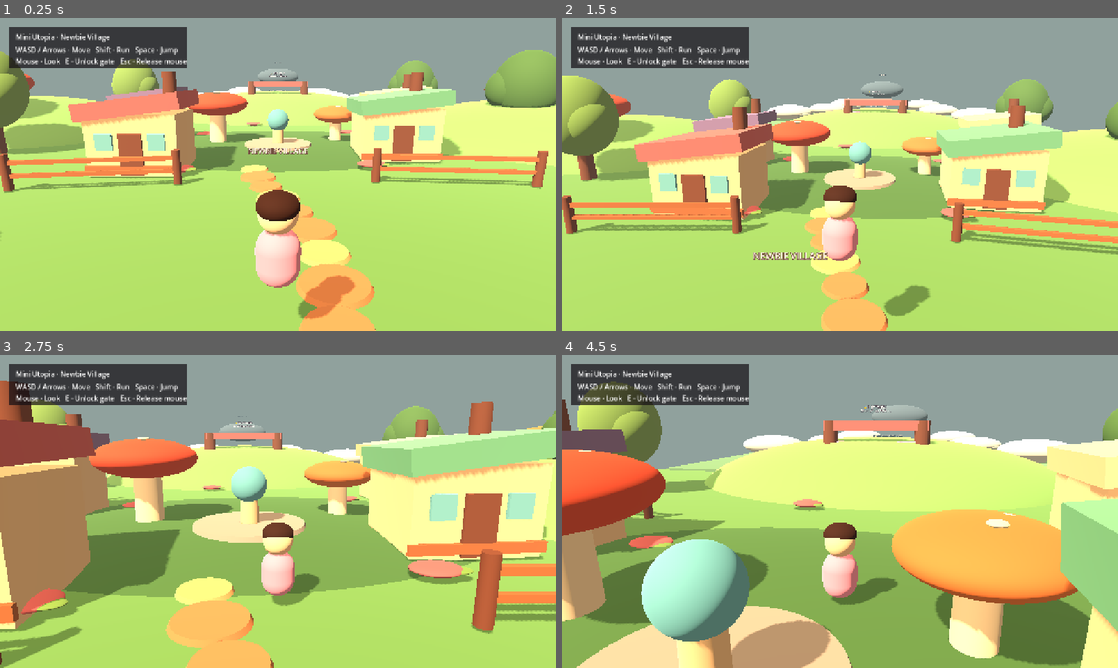
Above: before the commit, frames 1-4 (two rows, left to right).
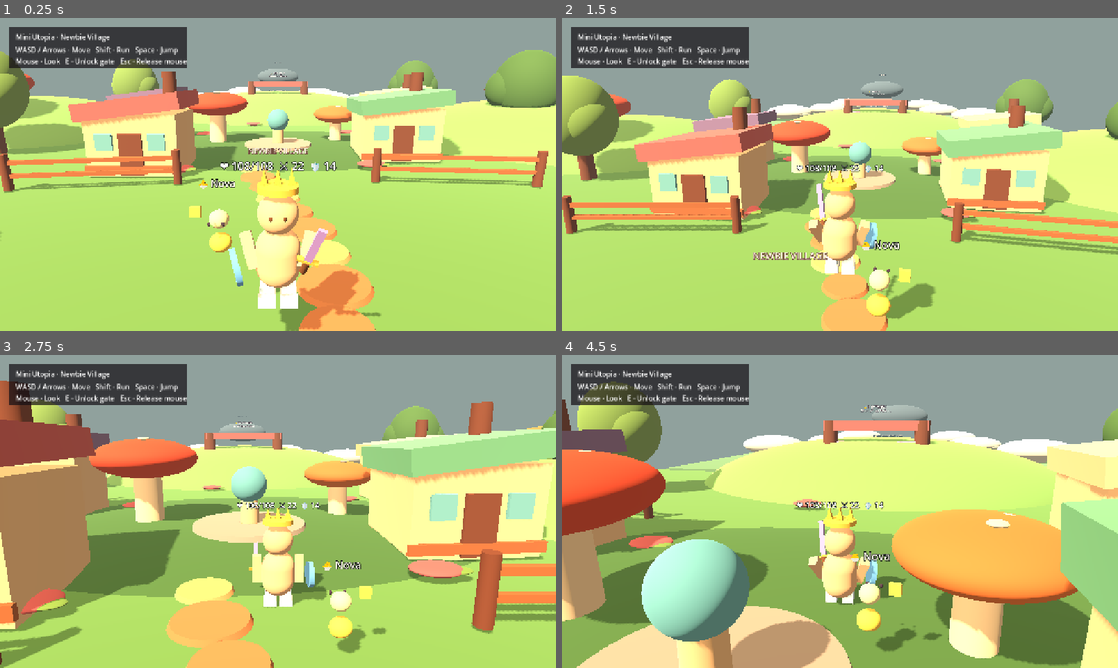
Above: after the commit, the same moments.

Repository: Mrlukahuang/mini-utopia-studio
Game: Godot game, scene res://scenes/main.tscn
The game is run twice, just before and just after one commit, with the same random seed, the same clock (stepped at 60 frames per second) and the same inputs.
Inputs (mouse positions are in pixels of both pictures, inside the frame that each line leads up to):
- Up to frame 1 (0.25 s): no input
- Up to frame 2 (1.5 s): tap Enter at 0.5 s; move the mouse to (867, 174) at 0.52 s; hold W (move_forward) from 0.53 s (still down); tap F (attack) at 0.6 s; tap Space (jump) at 0.77, 1.07 s; move the mouse to (812, 174) at 1.27 s; tap E (interact) at 1.35 s
- Up to frame 3 (2.75 s): keep holding W (move_forward); tap Space (jump) at 1.52, 1.82 s; move the mouse to (289, 505) at 2.02 s; hold Shift (run) from 2.03 s (still down)
- Up to frame 4 (4.5 s): keep holding W (move_forward); move the mouse to (834, 517) at 2.77 s; release Shift (run) at 2.78 s; tap F (attack) at 2.85 s; tap Space (jump) at 3.02, 3.32, 3.77, 4.07 s; move the mouse to (878, 514) at 3.52 s; tap E (interact) at 3.6 s; move the mouse to (795, 508) at 4.27 s; tap Shift (run) at 4.35 s

The runs differ from the first frame. In frame 1, 5.3% of the frame differs, in the area x 34-69%, y 45-100%; in frame 2, 3.1%; in frame 3, 3.1%; in frame 4, 3.2%.
Error before the commit: Parse Error: Identifier "local_position" not declared in the current scope. (res://scripts/creator_play_runtime.gd:384)

Commit message:
fix(godot): finish local position warning cleanup

Diff:
--- a/godot/scripts/creator_play_runtime.gd
+++ b/godot/scripts/creator_play_runtime.gd
@@ -371,7 +371,7 @@
 func _ensure_box(
     parent: Node3D,
     node_name: String,
-    position: Vector3,
+    local_position: Vector3,
     size: Vector3,
     color: Color
 ) -> MeshInstance3D:
@@ -393,7 +393,7 @@
 func _ensure_sphere(
     parent: Node3D,
     node_name: String,
-    position: Vector3,
+    local_position: Vector3,
     scale_value: Vector3,
     color: Color
 ) -> MeshInstance3D:
@@ -403,7 +403,7 @@
 
     var node := MeshInstance3D.new()
     node.name = node_name
-    node.position = position
+    node.position = local_position
     node.scale = scale_value
     var mesh := SphereMesh.new()
     mesh.radius = 0.5
